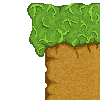
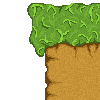
Comparing the layer stacks of the two 100x100 images. Changes:
painted on "Grass" over (29, 3, 100, 57)
painted on "Lag 3" (1st of 2, in "Half Dirt with grass") over (45, 45, 54, 95)
painted on "Lag 3" (2nd of 2, in "Half Dirt with grass") over (45, 43, 100, 100)
added layer "Lag 2 kopier 2" in group "Half Dirt with grass" over (45, 41, 100, 100)
painted on "Lag 2 kopier" over (46, 41, 100, 100)
